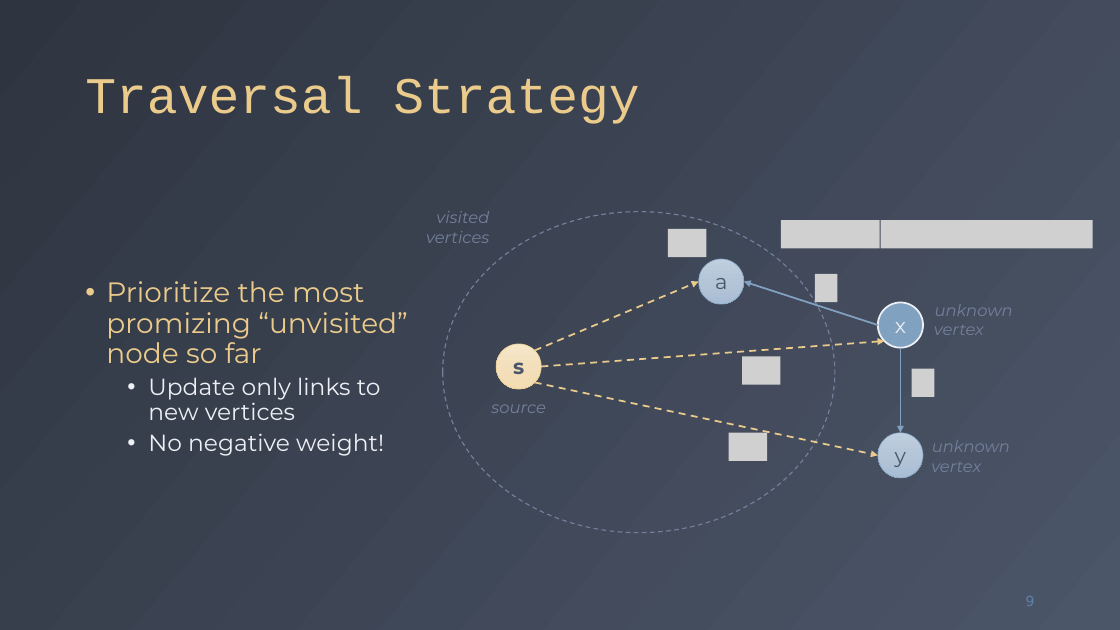
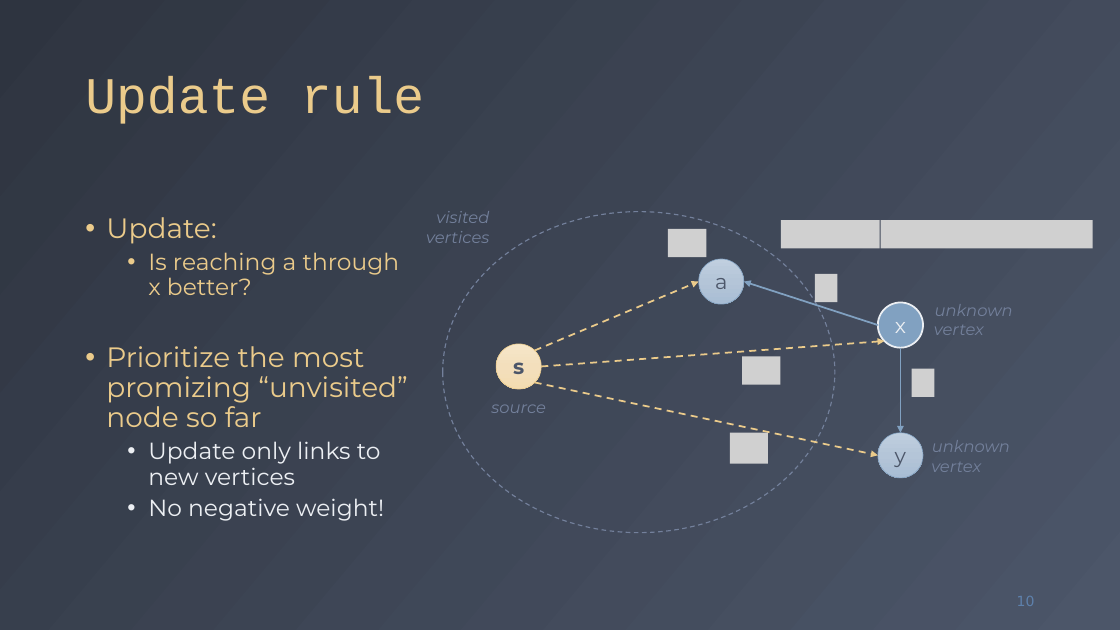
Before and after one commit to fchauvel/ntnu-idata2302-website, a slide deck: slide 10 of source/graphs/shortest_path/_static/shortest_path.pptx (slide 9 before the commit). Drawn at 1120x630 pixels with LibreOffice and Linux fonts; fonts in the diff are those of the drawing; grey boxes stand for pictures. Boxes give left, top, right and bottom in pixels: in the first picture for what was removed or moved away, otherwise in the second. Text is boxed around its words. In the diff, an @@ line names an element or a change of style, - is before the commit and + after.

Commit message:
content: Hides "flows" algorithms and other improvements
 - Clarify Dijkstra's and update rule
 - Replace code by pseudo-code for Bellman-Ford
 - Replace code by pseudo-code for Floyd-Warshall

```diff
--- a/source/graphs/shortest_path/_static/shortest_path.pptx
+++ b/source/graphs/shortest_path/_static/shortest_path.pptx
@@ title at (85,76,424,124): text changed @@
-Traversal Strategy
+Update rule
@@ text at (106,217,400,295): paragraphs added @@
+• Update:
+  • Is reaching a through x better?
@@ page number at (1017,596,1035,606): text changed @@
-9
+10
```
Also in this commit, not shown: 6 other slides changed, 3 slides added, 2 other files.
